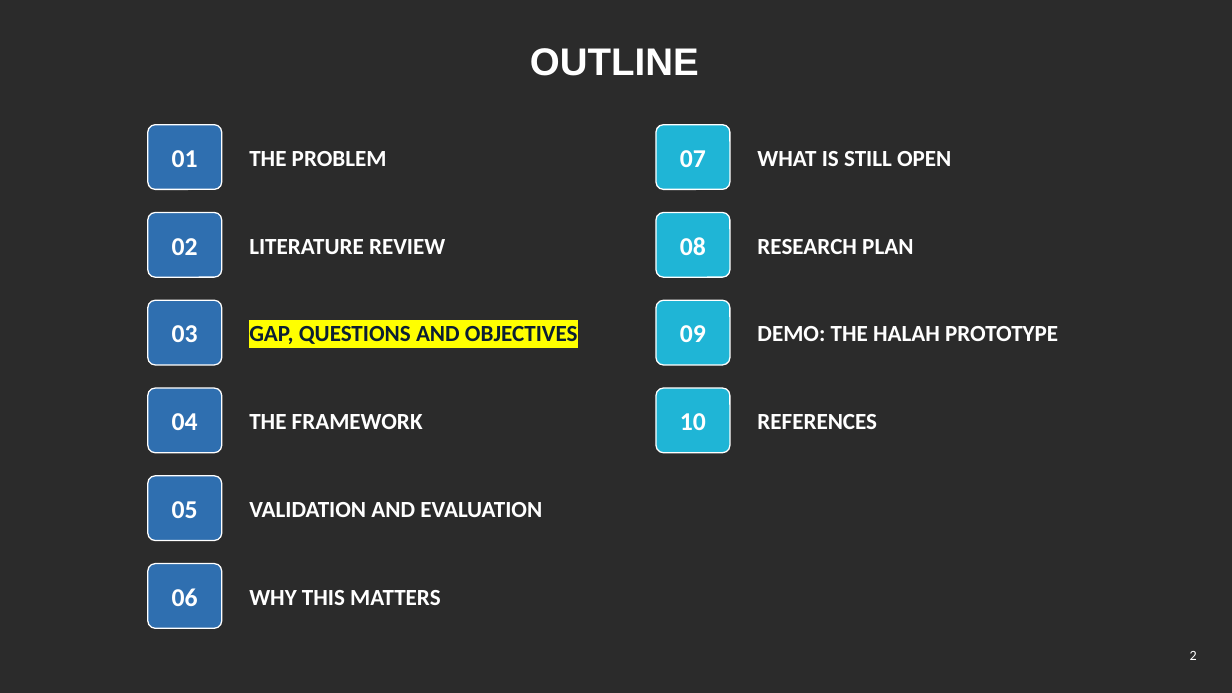
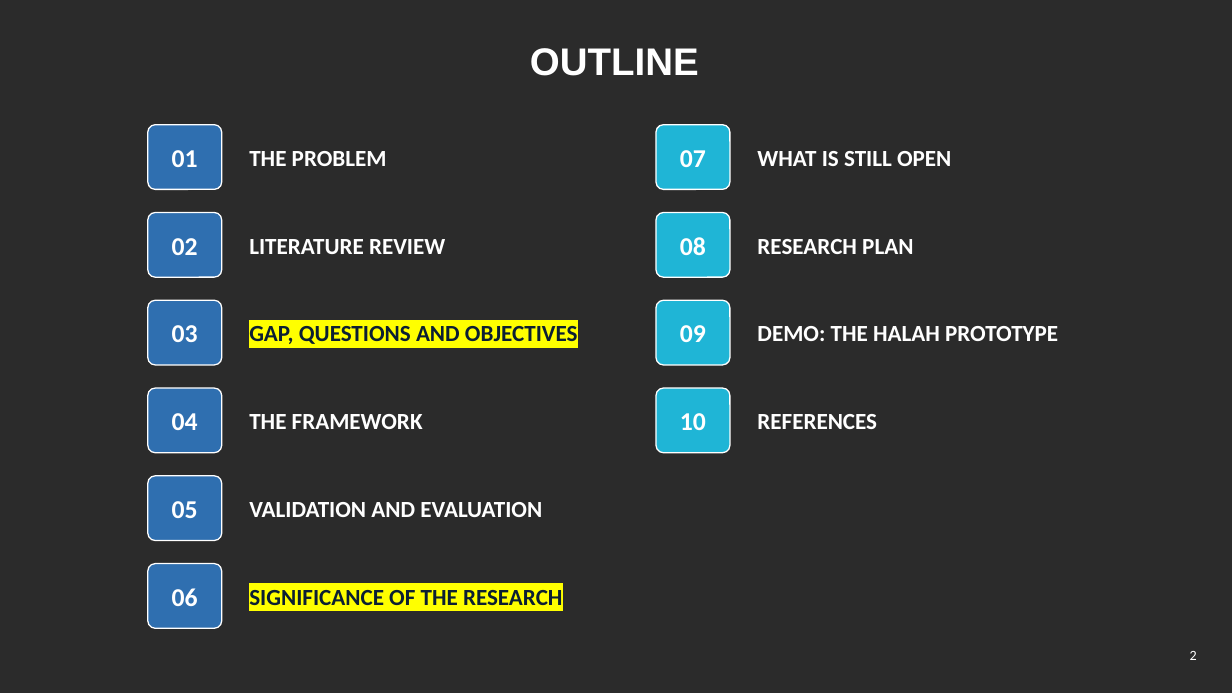
Before and after one commit to yasir12345678900/HealthRWA-Sepolia-Personal-try, a slide deck: slide 2 of docs/Yasir_Candidature_Reassessment_Slides_Simple_YELLOW_changes.pptx. Drawn at 1232x693 pixels with LibreOffice and Linux fonts; fonts in the diff are those of the drawing; background and template pictures are left out; a plain dark background stands for a picture behind light text. Boxes give left, top, right and bottom in pixels: in the first picture for what was removed or moved away, otherwise in the second. Text is boxed around its words. In the diff, an @@ line names an element or a change of style, - is before the commit and + after.

```diff
--- a/docs/Yasir_Candidature_Reassessment_Slides_Simple_YELLOW_changes.pptx
+++ b/docs/Yasir_Candidature_Reassessment_Slides_Simple_YELLOW_changes.pptx
@@ text at [249, 590, 563, 605]: text changed; text colour #FFFFFF to #0B1F33 @@
-WHY THIS MATTERS
+SIGNIFICANCE OF THE RESEARCH
```
Also in this commit, not shown: 7 other slides changed, 1 slide added, 3 other files.
